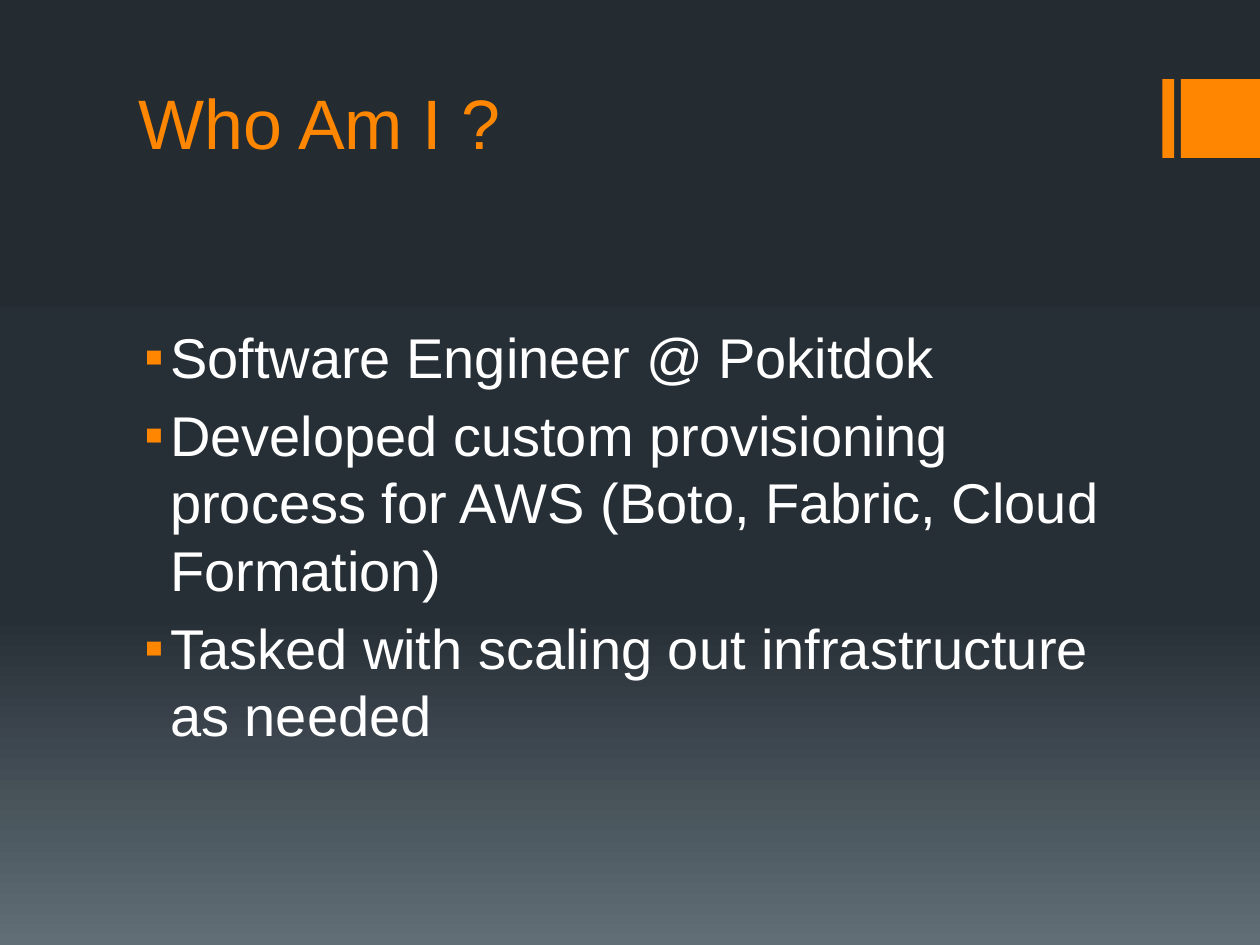
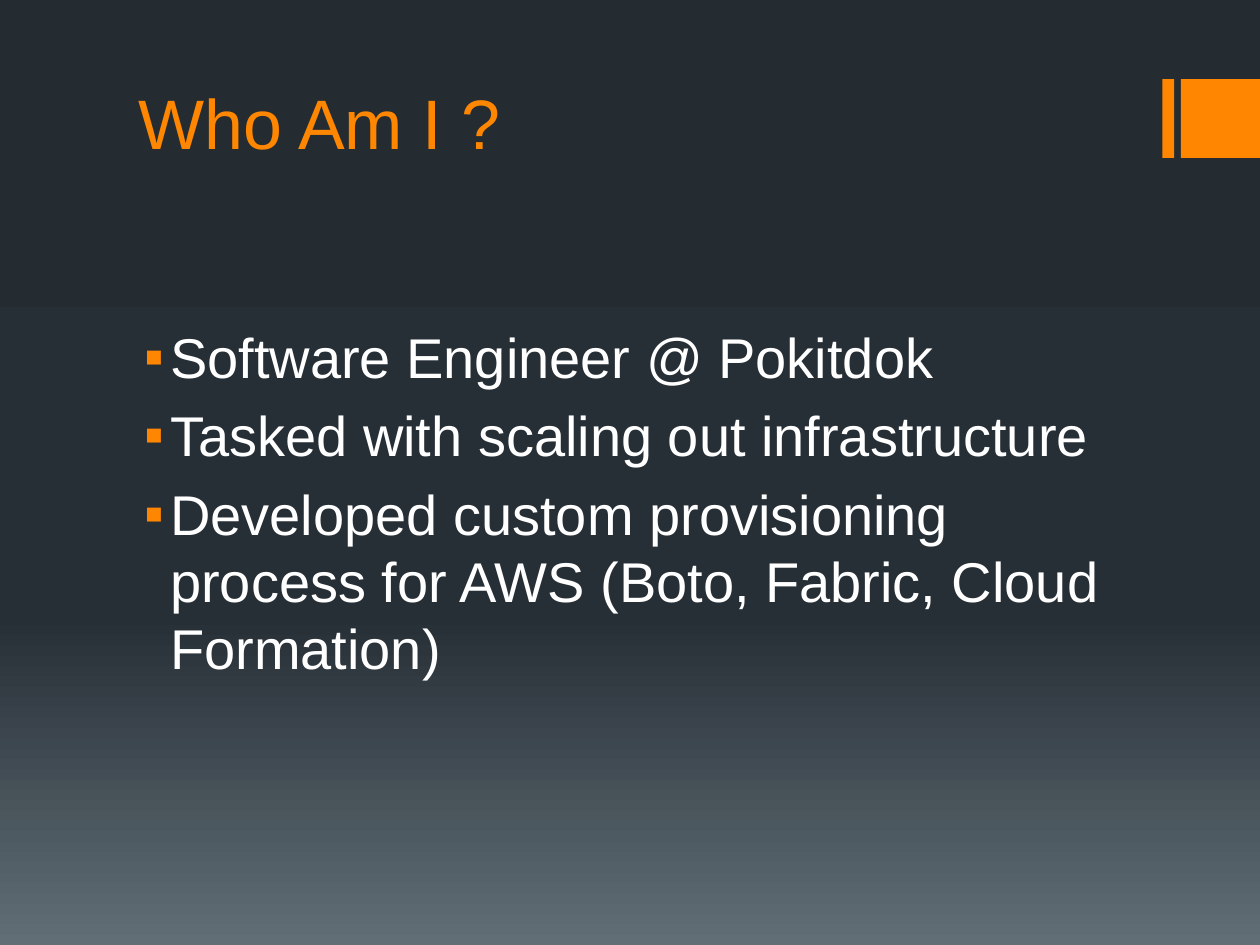
Before and after one commit to 2mind/aws-provisioning, a slide deck: slide 2 of aws_provisioning.pptx. Drawn at 1260x945 pixels with LibreOffice and Linux fonts; fonts in the diff are those of the drawing; background and template pictures are left out. Boxes give left, top, right and bottom in pixels: in the first picture for what was removed or moved away, otherwise in the second. Text is boxed around its words. In the diff, an @@ line names an element or a change of style, - is before the commit and + after.

```diff
--- a/aws_provisioning.pptx
+++ b/aws_provisioning.pptx
@@ text at <box>170,415,1088,467</box>: paragraph added @@
+▪ Tasked with scaling out infrastructure
@@ text at <box>170,628,1088,737</box>: paragraph removed @@
-▪ Tasked with scaling out infrastructure as needed
```
Also in this commit, not shown: 7 other slides changed, 2 slides added.
